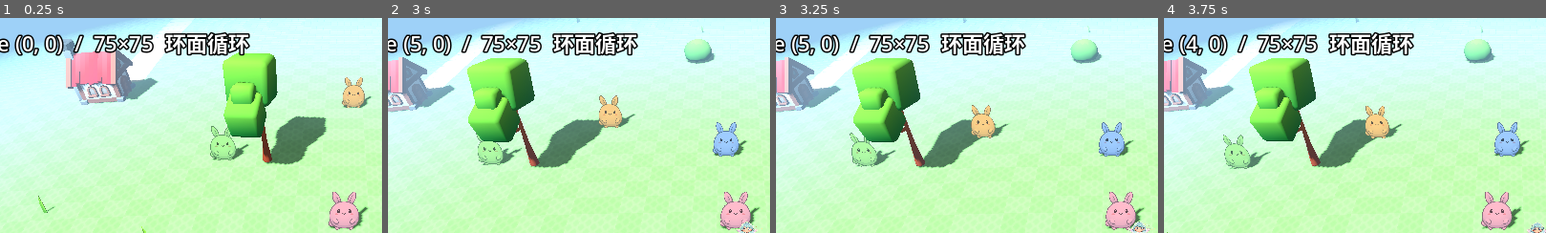
Above: before the commit, frames 1-4 (left to right).
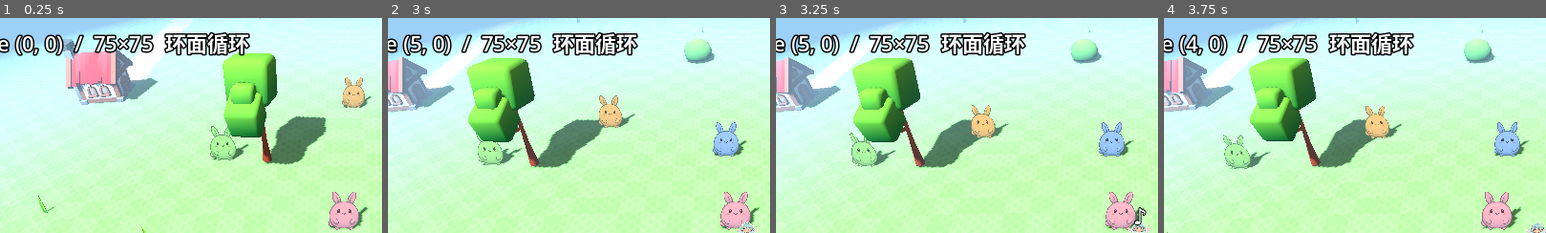
Above: after the commit, the same moments.

Repository: hoveychen/maliang
Game: Godot game, scene res://main.tscn
Same seed, same stepped clock (60 frames per second), same inputs: the game is played once before the commit and once after it.
Inputs (mouse positions are % of the whole screen's width and height, from its top left):
- Up to frame 1 (0.25 s): no input
- Up to frame 2 (3 s): tap Enter (ui_accept) at 0.5, 0.77 s; move the mouse to (72, 45) at 0.52 s; hold Right (ui_right) 0.53-1.25 s; click (72, 45) at 0.67 s; drag from (30, 55) to (45, 70) at 1.27 s; move the mouse to (60, 28) at 2.02 s; hold Right (ui_right) 2.03-2.75 s; drag from (45, 70) to (20, 35) at 2.77 s
- Up to frame 3 (3.25 s): no input
- Up to frame 4 (3.75 s): move the mouse to (80, 65) at 3.52 s; hold Left (ui_left) from 3.53 s (still down)
The pictures show only the part of the screen within x 5-55%, y 1-51%; the shares and areas given below are measured in that part.

Frames 1-2 are identical in both runs. In frame 3, 0.1% of the frame differs, in the area x 93-97%, y 88-97%; in frame 4, nothing differs.

Commit message:
feat(fairy): 预制台词系统——lines.json 单一数据源(12 条 3 岁向台词),gen_fairy_lines.mjs 构建期 MiniMax 合成 WAV(幂等),FairyVoice 按触发器随机选条+单条冷却+8s 全局间隔,氛围引擎按周围地形挑话题(水/山/村庄/闲聊)、交互/录音/TTS 中闭嘴,说话时 ♪ 气泡;逻辑测试+movie 音频能量验证

Diff:
--- /dev/null
+++ b/assets/voice/fairy/lines.json
@@ -0,0 +1,17 @@
+{
+  "voice": "lovely_girl",
+  "lines": [
+    { "id": "fairy_greet_1", "trigger": "greet", "cooldown": 99999, "text": "你好呀小朋友！我是小仙子，今天想去哪儿玩呀？" },
+    { "id": "fairy_greet_2", "trigger": "greet", "cooldown": 99999, "text": "嘿嘿，我们又见面啦！" },
+    { "id": "fairy_idle_1", "trigger": "idle", "cooldown": 60, "text": "啦啦啦，今天天气真好呀。" },
+    { "id": "fairy_idle_2", "trigger": "idle", "cooldown": 60, "text": "你看天上的云朵，像不像棉花糖呀？" },
+    { "id": "fairy_idle_3", "trigger": "idle", "cooldown": 60, "text": "要不要去找小伙伴一起玩呀？" },
+    { "id": "fairy_idle_4", "trigger": "idle", "cooldown": 60, "text": "嗯哼，我就在你身边陪着你哟。" },
+    { "id": "fairy_water_1", "trigger": "near_water", "cooldown": 90, "text": "前面是小池塘，小心别掉进去咯。" },
+    { "id": "fairy_water_2", "trigger": "near_water", "cooldown": 90, "text": "哇，水里会不会有小鱼呀？" },
+    { "id": "fairy_mountain_1", "trigger": "near_mountain", "cooldown": 90, "text": "好高的山呀！我们爬上去看看吧。" },
+    { "id": "fairy_village_1", "trigger": "near_village", "cooldown": 90, "text": "这里是小村庄，房子好可爱呀。" },
+    { "id": "fairy_poi_pond", "trigger": "poi_pond", "cooldown": 180, "text": "看！那边有个大池塘，我们过去看看吧！" },
+    { "id": "fairy_poi_mountain", "trigger": "poi_mountain", "cooldown": 180, "text": "那边有座大山耶！要不要去爬爬看？" }
+  ]
+}
--- /dev/null
+++ b/scripts/fairy_voice.gd
@@ -0,0 +1,64 @@
+class_name FairyVoice
+extends Node
+## 小仙子预制台词播放器。单一数据源 assets/voice/fairy/lines.json（与
+## server/tools/gen_fairy_lines.mjs 共用），按触发器随机选一条未冷却台词播放。
+## 运行期零 TTS 调用——音频全部是构建期预制 WAV，离线可用、无 API 成本。
+
+const LINES_PATH := "res://assets/voice/fairy/lines.json"
+const VOICE_DIR := "res://assets/voice/fairy"
+const GLOBAL_GAP := 8.0 ## 任意两条台词的最小间隔（秒），防连珠炮
+
+var _lines: Array = []          ## [{id, trigger, cooldown, text}]
+var _next_ok: Dictionary = {}   ## id -> 可再次播放的时刻（内部时钟秒）
+var _global_next_ok := 0.0
+var _t := 0.0
+var _player: AudioStreamPlayer
+
+func _ready() -> void:
+	_player = AudioStreamPlayer.new()
+	add_child(_player)
+	var f := FileAccess.open(LINES_PATH, FileAccess.READ)
+	if f == null:
+		push_warning("fairy lines.json 缺失，预制台词禁用")
+		return
+	var data: Variant = JSON.parse_string(f.get_as_text())
+	if typeof(data) == TYPE_DICTIONARY:
+		_lines = data.get("lines", [])
+
+func _process(delta: float) -> void:
+	_t += delta
+
+func is_playing() -> bool:
+	return _player != null and _player.playing
+
+## 是否存在 trigger 对应且未冷却的台词（不播，只查——供上层决定要不要飞过去等前置动作）。
+func can_play(trigger: String) -> bool:
+	if _t < _global_next_ok or is_playing():
+		return false
+	return not _pool(trigger).is_empty()
+
+## 播一条 trigger 对应、未冷却的台词（多条则随机）。真播了返回 true。
+func try_play(trigger: String) -> bool:
+	if _t < _global_next_ok or is_playing():
+		return false
+	var pool := _pool(trigger)
+	if pool.is_empty():
+		return false
+	var line: Dictionary = pool[randi() % pool.size()]
+	var stream: AudioStream = load("%s/%s.wav" % [VOICE_DIR, String(line["id"])])
+	if stream == null:
+		push_warning("fairy 台词音频缺失: %s" % line["id"])
+		return false
+	_next_ok[String(line["id"])] = _t + float(line.get("cooldown", 60.0))
+	_global_next_ok = _t + GLOBAL_GAP
+	_player.stream = stream
+	_player.play()
+	return true
+
+func _pool(trigger: String) -> Array:
+	var pool: Array = []
+	for l in _lines:
+		if String(l.get("trigger", "")) == trigger \
+				and _t >= float(_next_ok.get(String(l["id"]), 0.0)):
+			pool.append(l)
+	return pool
--- a/scripts/world.gd
+++ b/scripts/world.gd
@@ -58,6 +58,10 @@
 var _recording := false
 var _executors: Array = []        ## 活跃的 BehaviorExecutor
 var _fairy_drift_t := 0.0         ## 小仙子漂移/浮动相位
+var fairy_voice: FairyVoice       ## 预制台词播放器（构建期 TTS，运行期零调用）
+var _fairy_bubble: Label3D        ## 小仙子说话时的 ♪ 气泡
+var _fairy_greeted := false       ## 每次启动只问候一次
+var _fairy_chat_t := 3.0          ## 下一次闲聊倒计时（首次 ~3s 内问候）
 var _player_executor: BehaviorExecutor = null ## 玩家当前移动指令（新点击即替换）
 var _approach: Dictionary = {}    ## 正在跑向的目标 NPC 字典（到旁边后进近身视图）
 var _stopped: Dictionary = {}     ## 被叫停等玩家的 NPC 字典（退出交互恢复闲逛）
@@ -212,6 +216,17 @@
 	node.pixel_size = FAIRY_HEIGHT / float(tex.get_height())
 	var spawn := WorldGrid.wrap_pos(player["logical"] + Vector2(3.0, 2.0))
 	npcs.append({ "node": node, "logical": spawn, "id": "fairy_local", "is_fairy": true, "hover": FAIRY_HOVER })
+	fairy_voice = FairyVoice.new()
+	fairy_voice.name = "FairyVoice"
+	add_child(fairy_voice)
+	_fairy_bubble = Label3D.new()
+	_fairy_bubble.billboard = BaseMaterial3D.BILLBOARD_ENABLED
+	_fairy_bubble.pixel_size = 0.02
+	_fairy_bubble.outline_size = 12
+	_fairy_bubble.font_size = 72
+	_fairy_bubble.text = "♪"
+	_fairy_bubble.visible = false
+	add_child(_fairy_bubble)
 
 ## 小仙子随从每帧驱动：悬浮漂移跟在玩家旁（玩家跑动时拖尾追赶，静止时缓慢环绕），
 ## 轻微上下浮动。永远由这里驱动，不吃行为脚本（见 _run_behavior）。
@@ -227,6 +242,52 @@
 	var step := d.normalized() * minf(speed * delta, d.length())
 	fairy["logical"] = WorldGrid.wrap_pos(fairy["logical"] + step)
 	fairy["hover"] = FAIRY_HOVER + sin(_fairy_drift_t * 2.2) * 0.3
+	_fairy_ambient(delta, fairy)
+
+## 氛围台词引擎：先问候，之后每 15~25s 按周围环境挑话题（水/山/村庄），没有就闲聊。
+## 交互/录音/思考/正式 TTS 播放中一律闭嘴，避免叠声。
+func _fairy_ambient(delta: float, fairy: Dictionary) -> void:
+	if fairy_voice == null:
+		return
+	# ♪ 气泡跟随（说话时显示在小仙子头顶）
+	var node: Node3D = fairy["node"]
+	_fairy_bubble.visible = fairy_voice.is_playing()
+	if _fairy_bubble.visible:
+		_fairy_bubble.global_position = node.global_position \
+			+ Vector3(0.0, _char_top(node as PaperCharacter) + 0.9, 0.0)
+	if selected != null or _recording or thinking_label.visible or _tts_player.playing:
+		return
+	_fairy_chat_t -= delta
+	if _fairy_chat_t > 0.0:
+		return
+	_fairy_chat_t = randf_range(15.0, 25.0)
+	if not _fairy_greeted:
+		_fairy_greeted = fairy_voice.try_play("greet")
+		return
+	fairy_voice.try_play(_ambient_trigger())
+
+## 按玩家周围地形挑话题：水/高山/村庄优先（各有冷却），否则闲聊。
+func _ambient_trigger() -> String:
+	var pt := WorldGrid.to_tile(player["logical"])
+	var near_water := false
+	var near_mountain := false
+	for dz in range(-3, 4):
+		for dx in range(-3, 4):
+			var t := Vector2i((pt.x + dx + WorldGrid.GRID_TILES) % WorldGrid.GRID_TILES,
+				(pt.y + dz + WorldGrid.GRID_TILES) % WorldGrid.GRID_TILES)
+			if TerrainMap.tile_type(t) == TerrainMap.T_WATER:
+				near_water = true
+			if TerrainMap.tile_height(t) >= 3:
+				near_mountain = true
+	if near_water and fairy_voice.can_play("near_water"):
+		return "near_water"
+	if near_mountain and fairy_voice.can_play("near_mountain"):
+		return "near_mountain"
+	var center := Vector2(WorldGrid.WORLD_SPAN, WorldGrid.WORLD_SPAN) * 0.5
+	if WorldGrid.shortest_delta(player["logical"], center).length() <= 14.0 \
+			and fairy_voice.can_play("near_village"):
+		return "near_village"
+	return "idle"
 
 ## 在 around 附近按环形扫描找可站立空位（不压物件/角色、不在水里）；找不到原样返回。
 func _find_free_spot(around: Vector2, span: int) -> Vector2:
--- /dev/null
+++ b/test/test_fairy_voice.gd
@@ -0,0 +1,54 @@
+extends SceneTree
+## FairyVoice 预制台词选择逻辑：触发器匹配 / 全局间隔 / 单条冷却 / 未知触发器。
+## 注意：_ready 依赖节点入树，须在首帧（process_frame）里跑断言，不能在 _init。
+## 运行: godot --headless --path . --script res://test/test_fairy_voice.gd
+
+var fv: FairyVoice
+var _ran := false
+
+func _initialize() -> void:
+	fv = FairyVoice.new()
+	root.add_child(fv)
+	process_frame.connect(_run_once)
+
+func _run_once() -> void:
+	if _ran:
+		return
+	_ran = true
+	var fails := 0
+
+	# 未知触发器：无台词可播
+	fails += _check("unknown trigger", fv.try_play("no_such_trigger"), false)
+
+	# 单条台词触发器（near_mountain，冷却 90s）：播放成功
+	fv._t = 100.0
+	fails += _check("mountain plays", fv.try_play("near_mountain"), true)
+	fv._player.stop() # headless 无真实音频推进，手动停避免 is_playing 干扰
+
+	# 全局间隔：GLOBAL_GAP 内一律闭嘴
+	fv._t = 102.0
+	fails += _check("global gap blocks", fv.try_play("idle"), false)
+
+	# 间隔过了但单条冷却没过：near_mountain 仍不可播，idle 可播
+	fv._t = 120.0
+	fails += _check("cooldown blocks same line", fv.try_play("near_mountain"), false)
+	fails += _check("can_play mirrors cooldown", fv.can_play("near_mountain"), false)
+	fails += _check("idle plays meanwhile", fv.try_play("idle"), true)
+	fv._player.stop()
+
+	# 冷却结束：可再次播放
+	fv._t = 200.0
+	fails += _check("cooldown expired replays", fv.try_play("near_mountain"), true)
+	fv._player.stop()
+
+	if fails == 0:
+		print("fairy_voice tests PASS")
+	else:
+		printerr("fairy_voice tests FAILED: %d" % fails)
+	quit(fails)
+
+func _check(name: String, got: Variant, want: Variant) -> int:
+	if got == want:
+		return 0
+	printerr("  FAIL %s: got %s want %s" % [name, str(got), str(want)])
+	return 1
Not shown, added: assets/voice/fairy/fairy_greet_1.wav.import
Not shown, added: assets/voice/fairy/fairy_greet_2.wav.import
Not shown, added: assets/voice/fairy/fairy_idle_1.wav.import
Not shown, added: assets/voice/fairy/fairy_idle_2.wav.import
Not shown, added: assets/voice/fairy/fairy_idle_3.wav.import
Not shown, added: assets/voice/fairy/fairy_idle_4.wav.import
Not shown, added: assets/voice/fairy/fairy_mountain_1.wav.import
Not shown, added: assets/voice/fairy/fairy_poi_mountain.wav.import
Not shown, added: assets/voice/fairy/fairy_poi_pond.wav.import
Not shown, added: assets/voice/fairy/fairy_village_1.wav.import
Not shown, added: assets/voice/fairy/fairy_water_1.wav.import
Not shown, added: assets/voice/fairy/fairy_water_2.wav.import
(and 16 more such lines)
